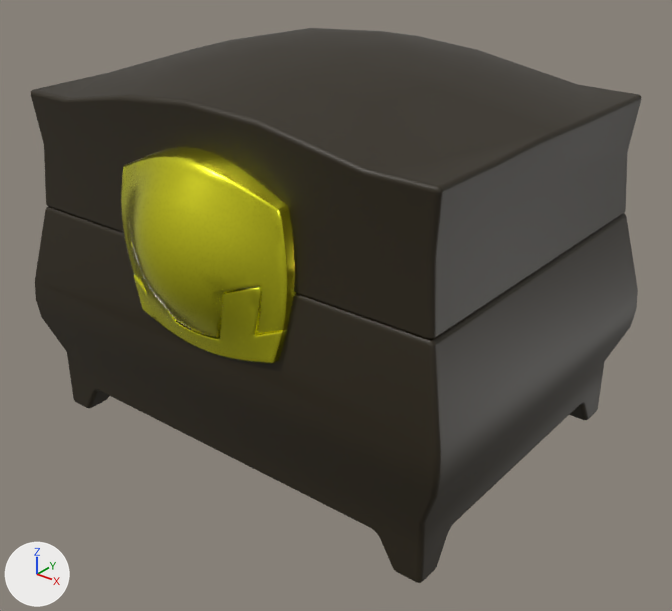
The glTF model public/chest-2.glb, before and after one commit.
The view is the same before and after, from a 50 mm lens placed at (0.826, -2.192, 1.497), pointed at (-0.385, -0.678, 0.559). Arrows for +X, +Y and +Z are at lower left; the lights stay in place. The first picture is the older version. Where no turn or scale is listed for an object, it has been applied to the vertices.

Objects in the first picture: 'chest.001', 'lid.001', 'lock bottom.001', 'lock top.001'.
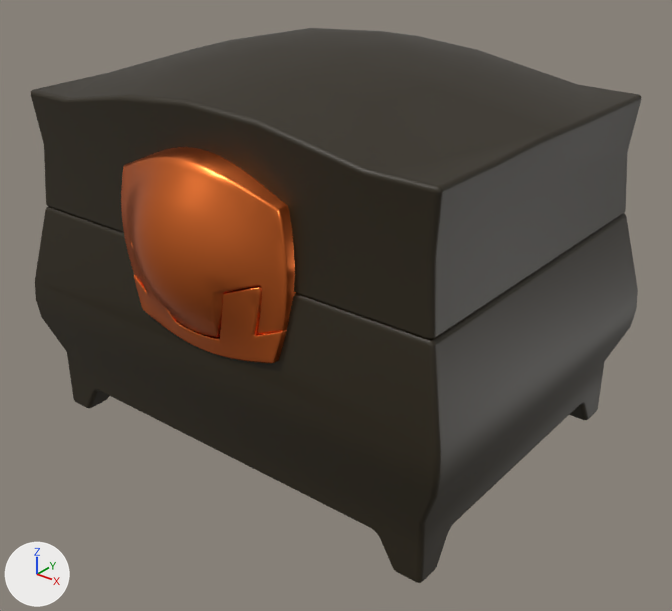
Commit message: updated chests

What differs and where, as boxes [x1, y1, x2, y2] in the pictures (672 x 611 px):
'lock top.001', recoloured (yellow to orange)
    both: [121, 147, 296, 337]
'lock bottom.001', recoloured (yellow to orange)
    both: [131, 242, 287, 363]

The change, as a diff of the scene's bpy script:
```diff
--- a/public/chest-2.glb.py
+++ b/public/chest-2.glb.py
@@ mat_copper_exposed @@
+mat_copper_exposed = principled_material('copper-exposed')
+mat_copper_exposed.base_color = (1.0, 0.224, 0.0487)  # orange #ff823e
+mat_copper_exposed.metallic = 1.0
+mat_copper_exposed.roughness = 0.309
@@ me_cube_012 @@
 me_cube_012.from_pydata(...)  # 981 vertices, 1958 faces; spans x -0.234..0.234, y -0.159..0.0, z -0.19..0.192
-me_cube_012.materials.append(mat_metal_001)  # yellow #fffd38
+me_cube_012.materials.append(mat_copper_exposed)  # orange #ff823e
@@ me_cube_011 @@
 me_cube_011.from_pydata(...)  # 1004 vertices, 2004 faces; spans x -0.215..0.215, y -0.106..0.007, z -0.231..-0.028
-me_cube_011.materials.append(mat_metal_001)  # yellow #fffd38
+me_cube_011.materials.append(mat_copper_exposed)  # orange #ff823e
```
